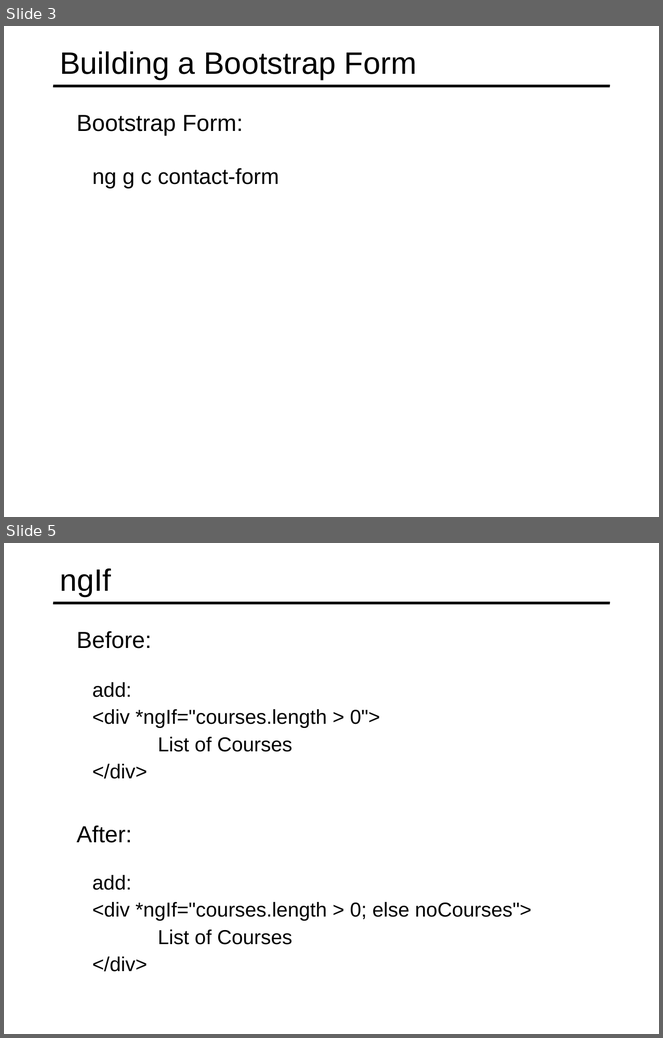
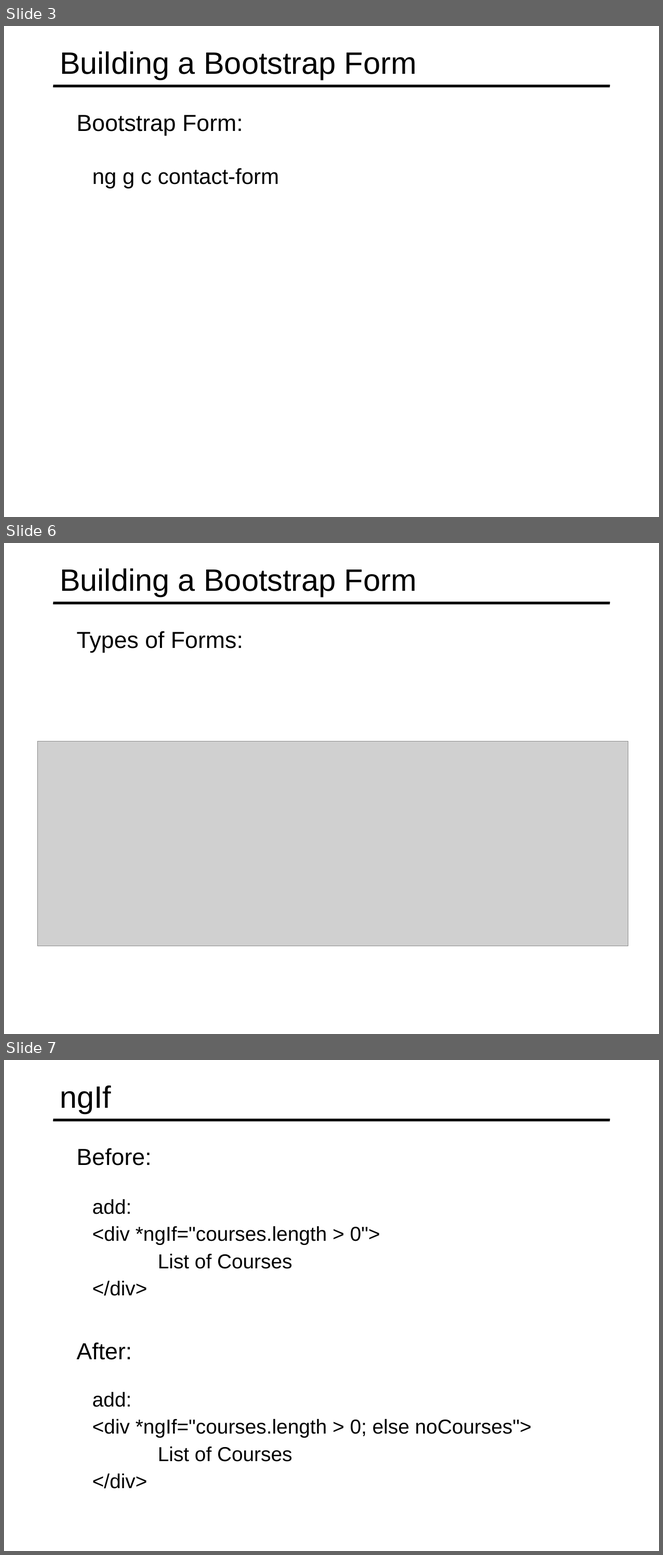
Before and after one commit to specter01wj/Jago_Link_Training, a slide deck: Angular/Angular7/Angular Advanced Course/Essentials/5.Template-driven Forms/L5_Template-driven Forms.ppt. Shown one above the other, each under a label of ours: slides 3 and 5 before the commit, slides 3, 6 and 7 after it; the slides between them are not shown. The pictures are 663x1038 and 663x1555 pixels, drawn with LibreOffice and Linux fonts; fonts in the diff are those of the drawing; grey boxes stand for pictures. Boxes give left, top, right and bottom in pixels: in the first picture for what was removed or moved away, otherwise in the second. Text is boxed around its words. In the diff, an @@ line names an element or a change of style, - is before the commit and + after.

```diff
--- a/Angular/Angular7/Angular Advanced Course/Essentials/5.Template-driven Forms/L5_Template-driven Forms.ppt
+++ b/Angular/Angular7/Angular Advanced Course/Essentials/5.Template-driven Forms/L5_Template-driven Forms.ppt
@@ slide 6 added at [4, 543, 659, 1034], background #FFFFFF; not listed: 1 template element that a slide beside it also shows @@
@@ title added at [60, 568, 417, 596], 34 pt, text #000000 @@
+Building a Bootstrap Form
@@ text added at [77, 631, 243, 653], 25.5 pt, text #000000 @@
+  Types of Forms:
@@ picture added at [37, 742, 629, 947] @@
@@ what was slide 5 is now slide 7 @@
```
Also in this commit, not shown: 1 slide changed, 1 other slide added.
